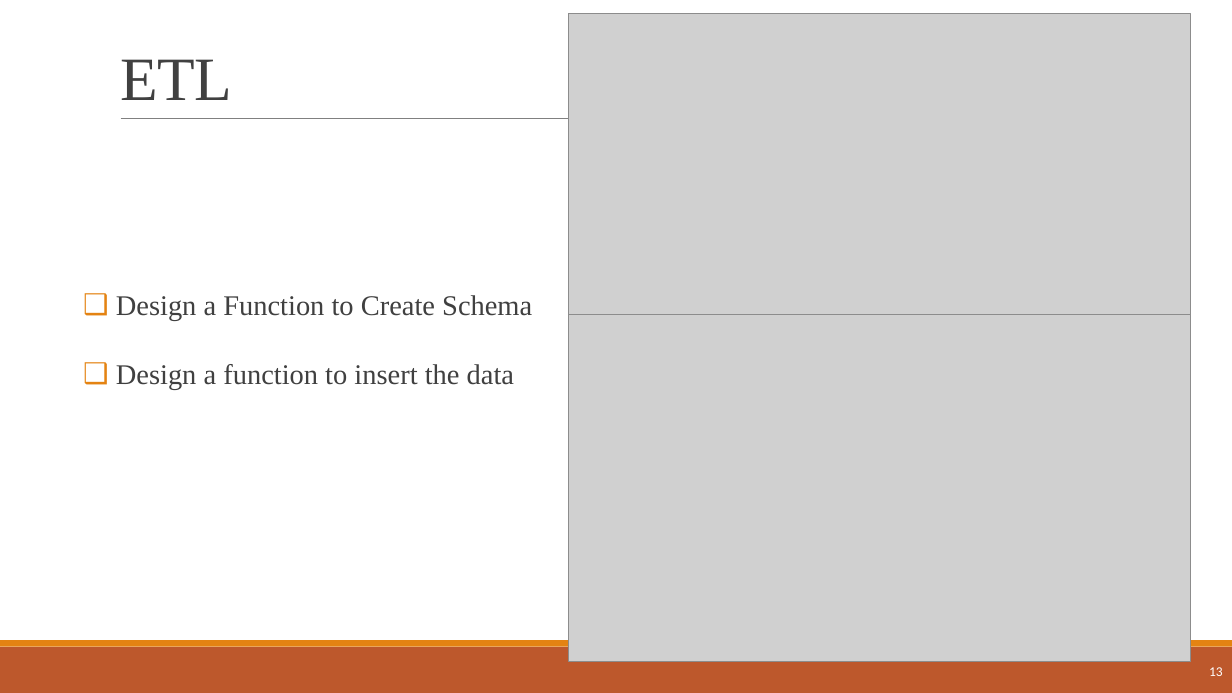
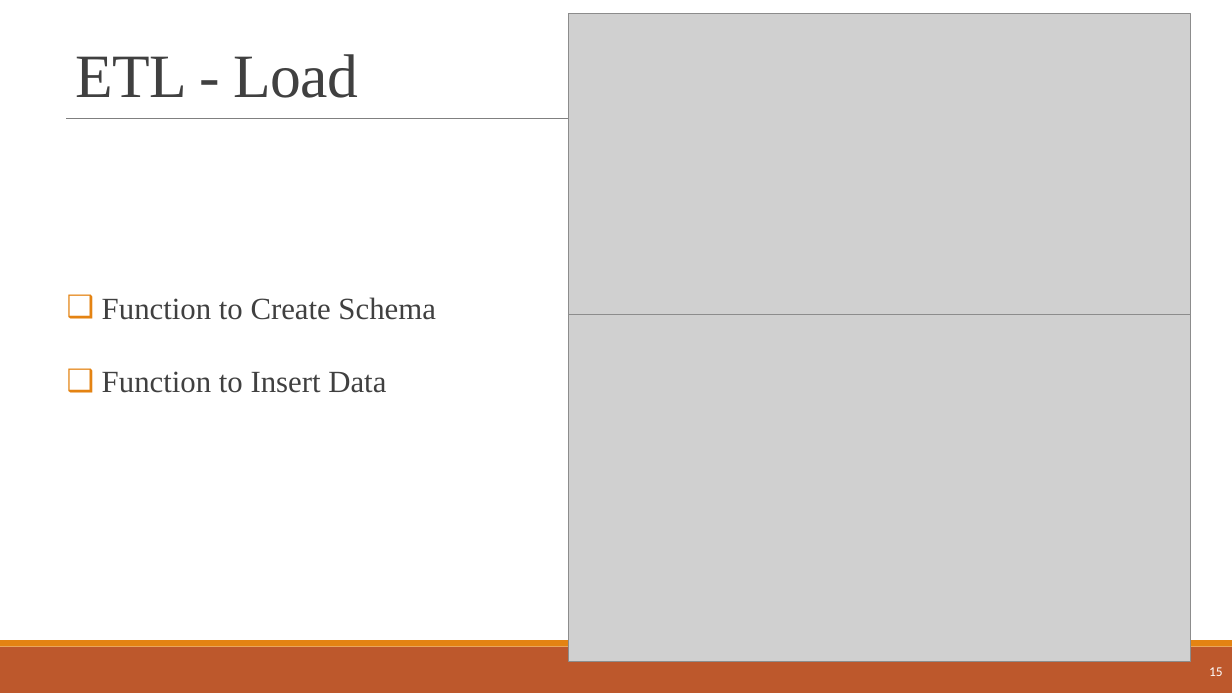
Before and after one commit to najeh-halawani/NBA-Data-Warehouse, a slide deck: slide 15 of presentation_Data_Management.pptx (slide 13 before the commit). Drawn at 1232x693 pixels with LibreOffice and Linux fonts; fonts in the diff are those of the drawing; grey boxes stand for pictures. Boxes give left, top, right and bottom in pixels: in the first picture for what was removed or moved away, otherwise in the second. Text is boxed around its words. In the diff, an @@ line names an element or a change of style, - is before the commit and + after.

```diff
--- a/presentation_Data_Management.pptx
+++ b/presentation_Data_Management.pptx
@@ title at bbox=[76, 54, 359, 98]: text changed @@
-ETL
+ETL - Load
@@ line added from (122, 118) to (67, 118), #7F7F7F 0.5 pt @@
@@ text at bbox=[102, 297, 435, 393]: text changed; size 22.2 to 24 pt @@
-❑ Design a Function to Create Schema
-❑ Design a function to insert the data
+❑ Function to Create Schema
+❑ Function to Insert Data
@@ page number at bbox=[1209, 667, 1223, 676]: text changed @@
-13
+15
```
Also in this commit, not shown: 15 other slides changed, 9 slides added, 1 slide removed, 4 other files.
